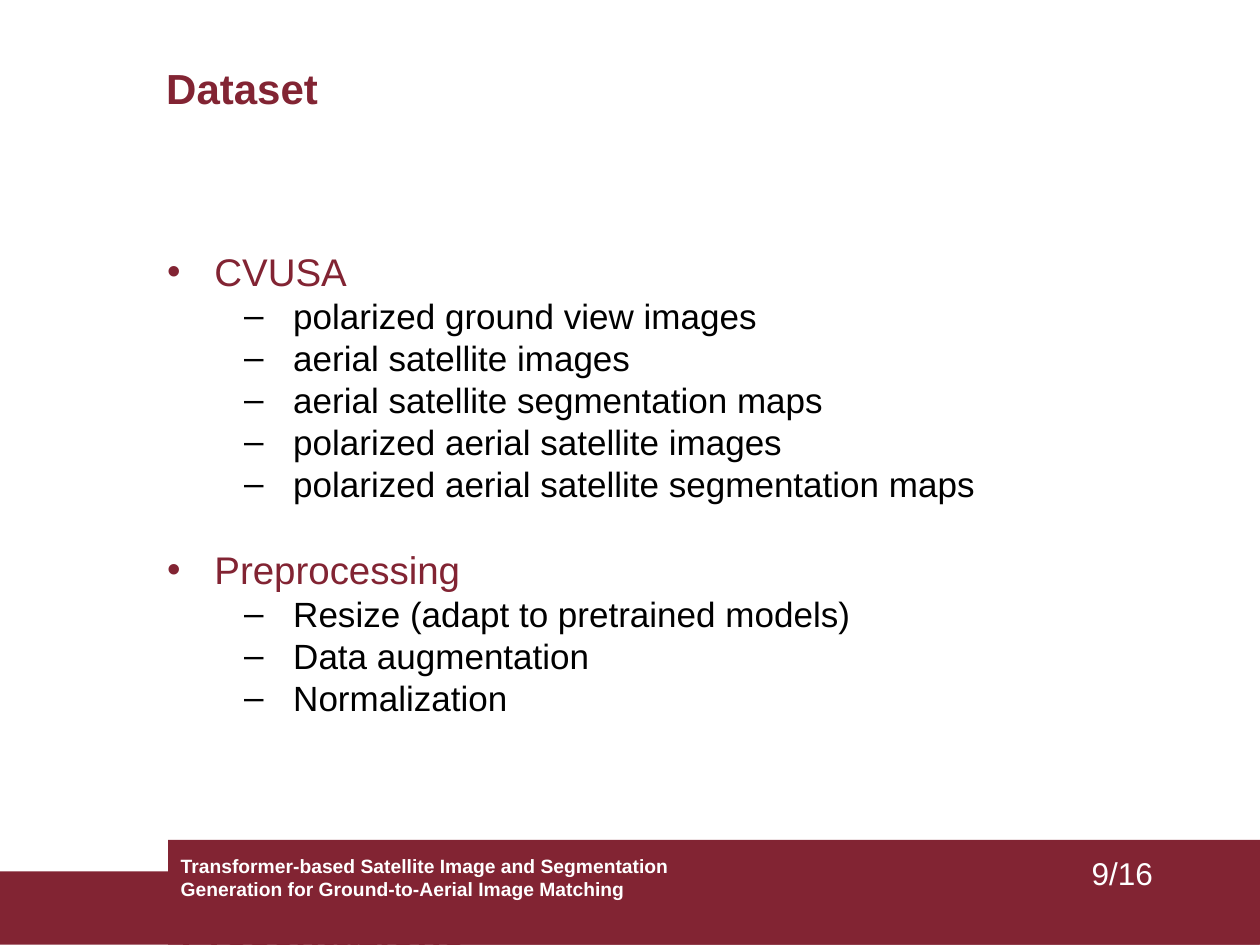
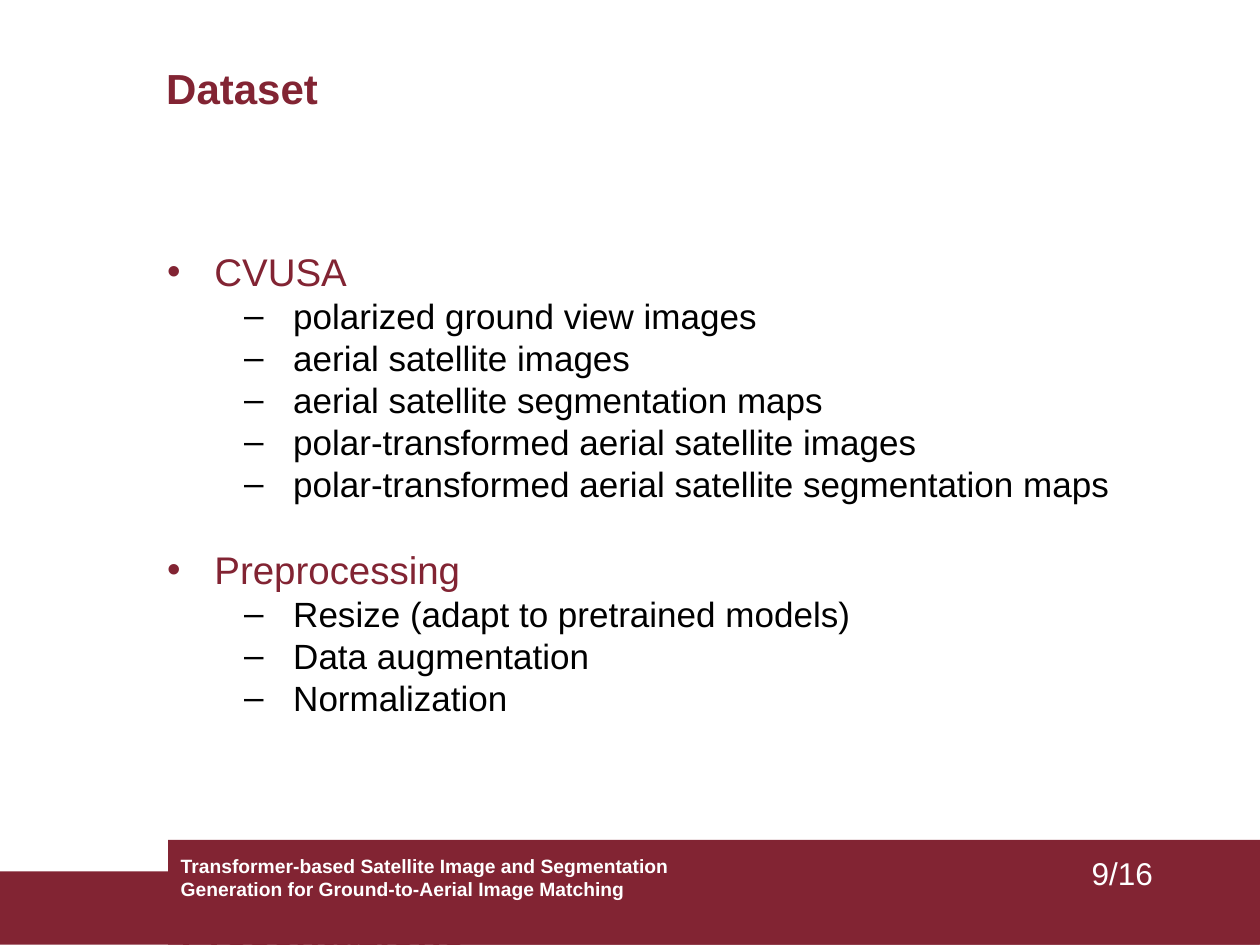
Before and after one commit to LorenzoCiappetta/CV_Project, a slide deck: slide 9 of presentation.pptx. Drawn at 1260x945 pixels with LibreOffice and Linux fonts; fonts in the diff are those of the drawing. Boxes give left, top, right and bottom in pixels: in the first picture for what was removed or moved away, otherwise in the second. Text is boxed around its words. In the diff, an @@ line names an element or a change of style, - is before the commit and + after.

Commit message:
typo in presentation slides

```diff
--- a/presentation.pptx
+++ b/presentation.pptx
@@ text at [293, 429, 1109, 503]: text changed @@
-  – polarized aerial satellite images
-  – polarized aerial satellite segmentation maps
+  – polar-transformed aerial satellite images
+  – polar-transformed aerial satellite segmentation maps
```
Also in this commit, not shown: 1 other file.
